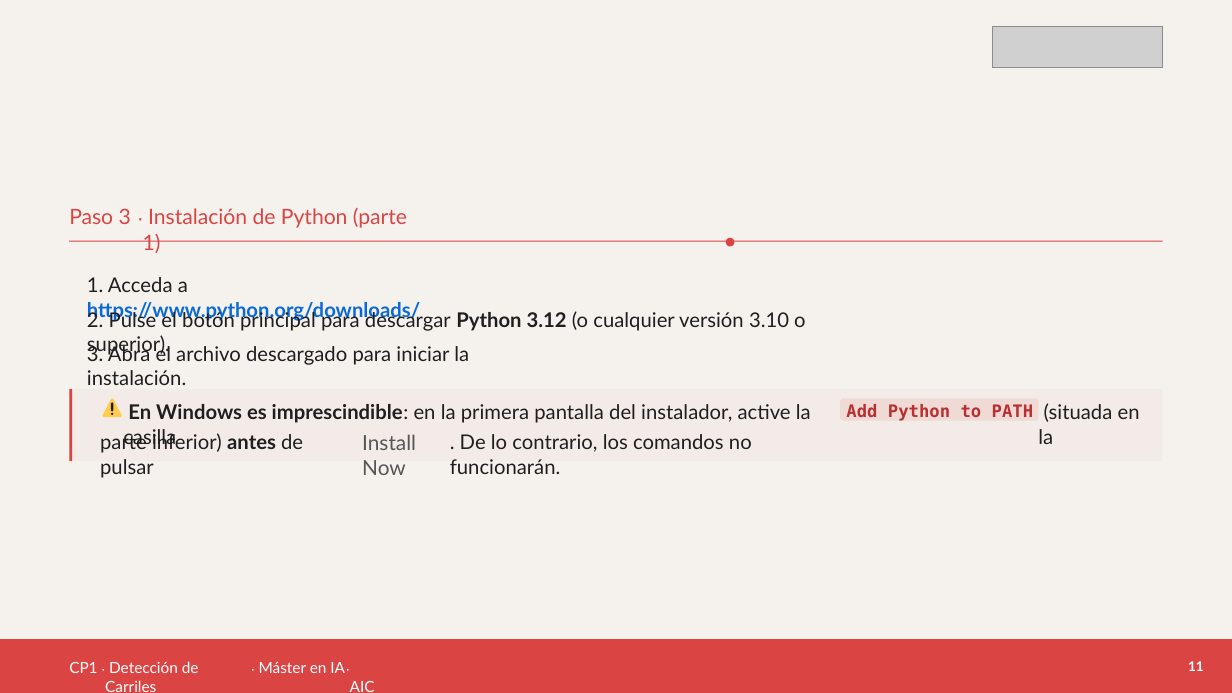
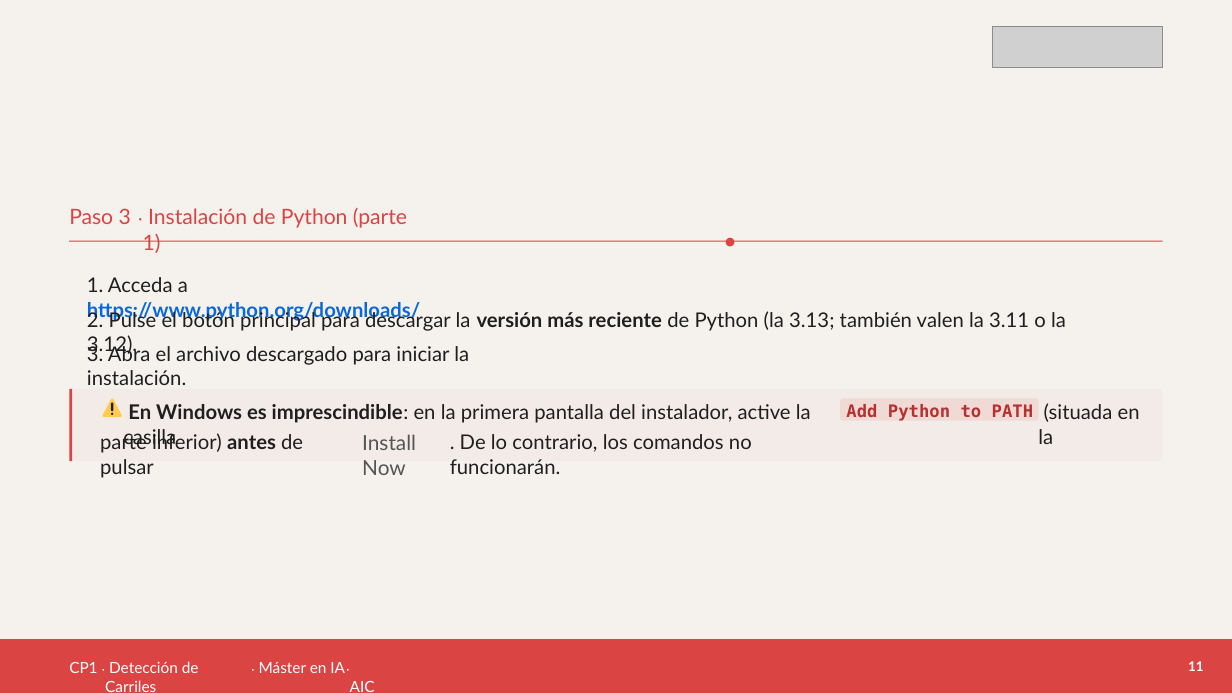
Before and after one commit to codx-digital/master-ia-practicas, a slide deck: slide 11 of CP1-carriles/rendered/CP1-dosier-alumno.pptx. Drawn at 1232x693 pixels with LibreOffice and Linux fonts; fonts in the diff are those of the drawing; grey boxes stand for pictures. Boxes give left, top, right and bottom in pixels: in the first picture for what was removed or moved away, otherwise in the second. Text is boxed around its words. In the diff, an @@ line names an element or a change of style, - is before the commit and + after.

```diff
--- a/CP1-carriles/rendered/CP1-dosier-alumno.pptx
+++ b/CP1-carriles/rendered/CP1-dosier-alumno.pptx
@@ text at [87, 309, 1066, 331]: text changed @@
-2. Pulse el botón principal para descargar Python 3.12 (o cualquier versión 3.10 o superior).
+2. Pulse el botón principal para descargar la versión más reciente de Python (la 3.13; también valen la 3.11 o la 3.12).
```
Also in this commit, not shown: 28 other slides changed, 1 slide added, 3 other files.
